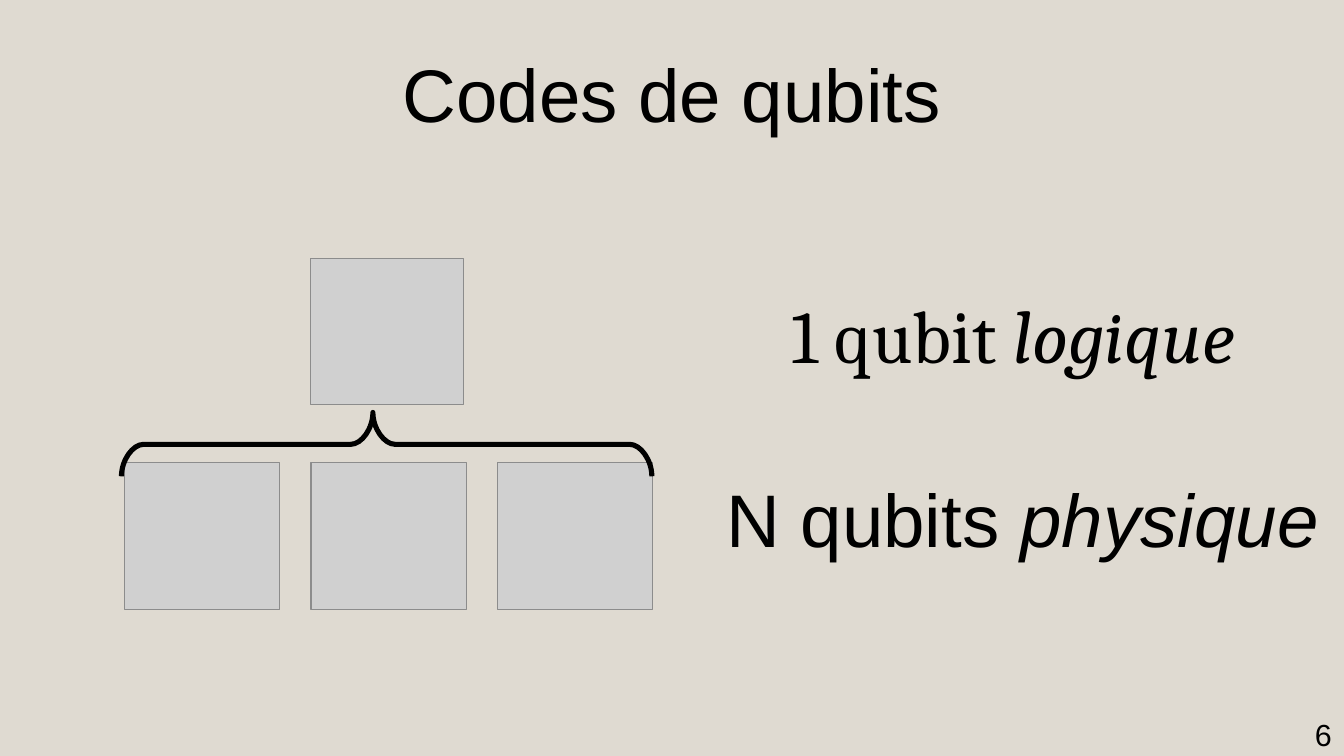
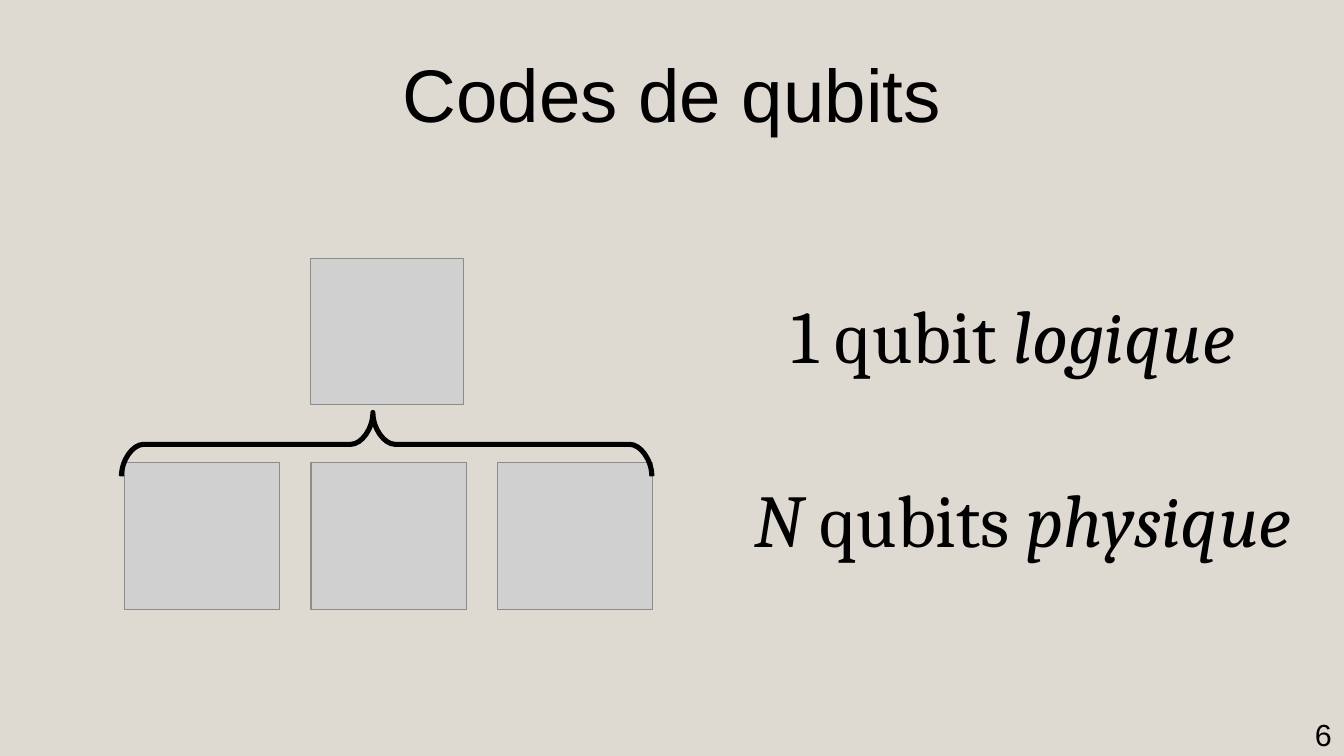
Before and after one commit to AmdaU/presentations, a slide deck: slide 6 of Seminaire/Seminaire.odp. Drawn at 1344x756 pixels with LibreOffice and Linux fonts; fonts in the diff are those of the drawing; grey boxes stand for pictures. Boxes give left, top, right and bottom in pixels: in the first picture for what was removed or moved away, otherwise in the second. Text is boxed around its words. In the diff, an @@ line names an element or a change of style, - is before the commit and + after.

```diff
--- a/Seminaire/Seminaire.odp
+++ b/Seminaire/Seminaire.odp
@@ title "N qubits physique" at [754, 495, 1291, 563]: font Arial to Cambria; italic on in "N" @@
```
Also in this commit, not shown: 3 other slides changed, 2 slides added, 1 slide removed, 40 other files.
